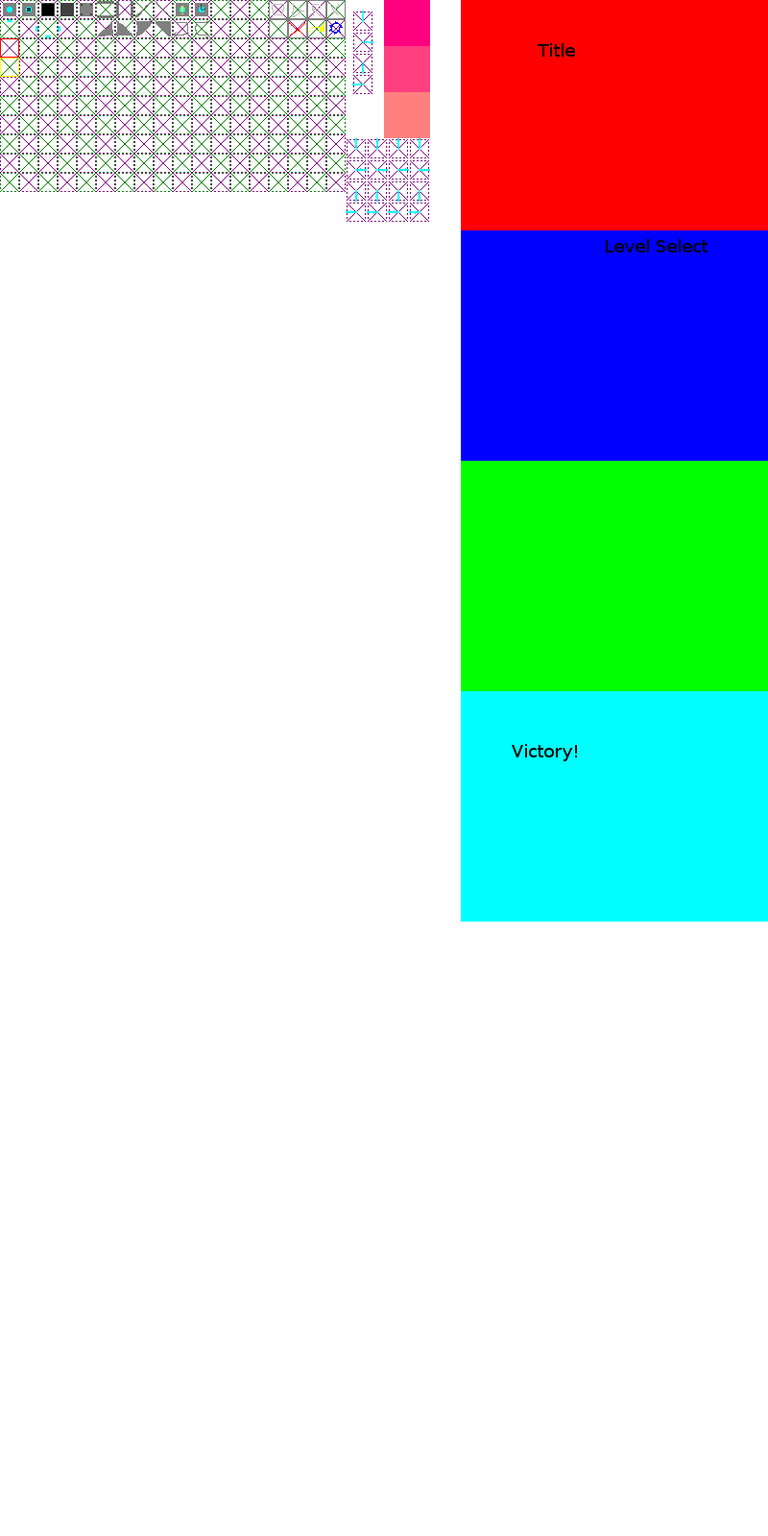
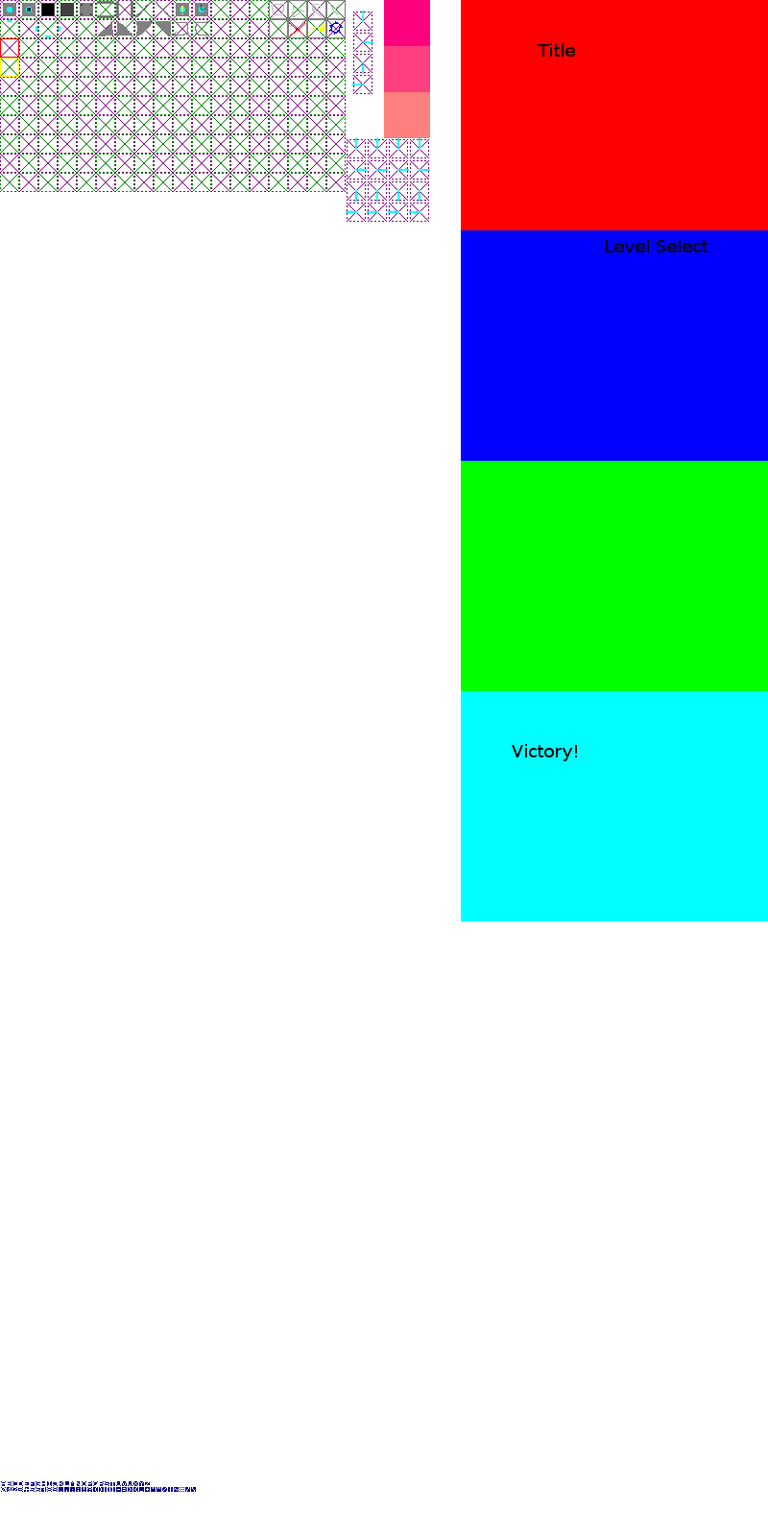
Before/after of a (768, 1536) layered artwork. What changed in the layer stack:
painted on "stuff" over left=0, top=1481, right=195, bottom=1492
painted on "helpers" over left=0, top=1481, right=196, bottom=1492
